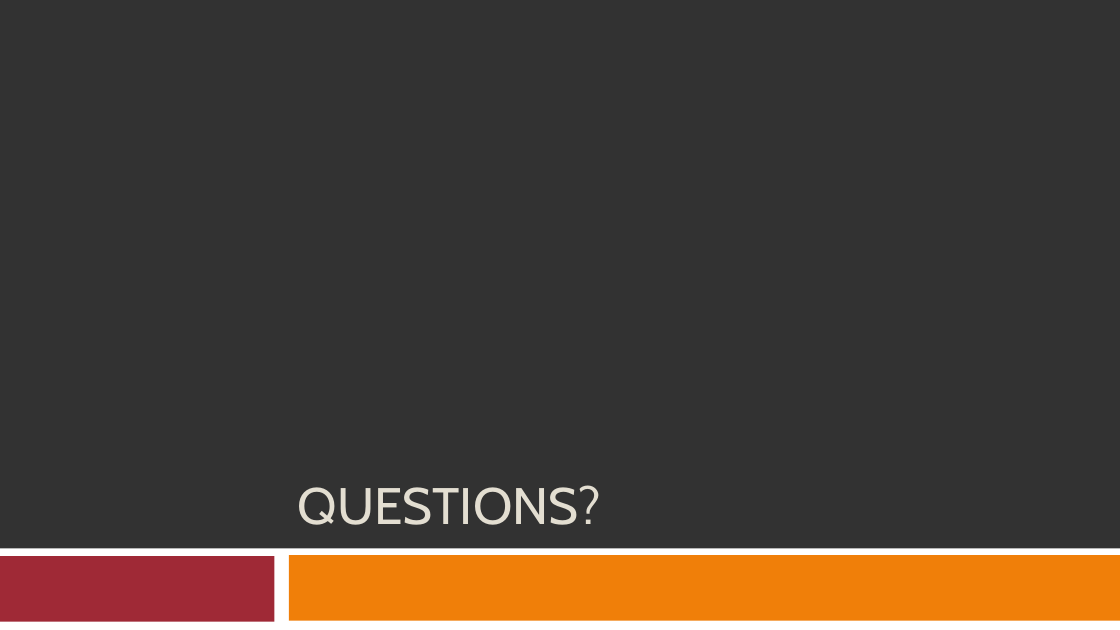
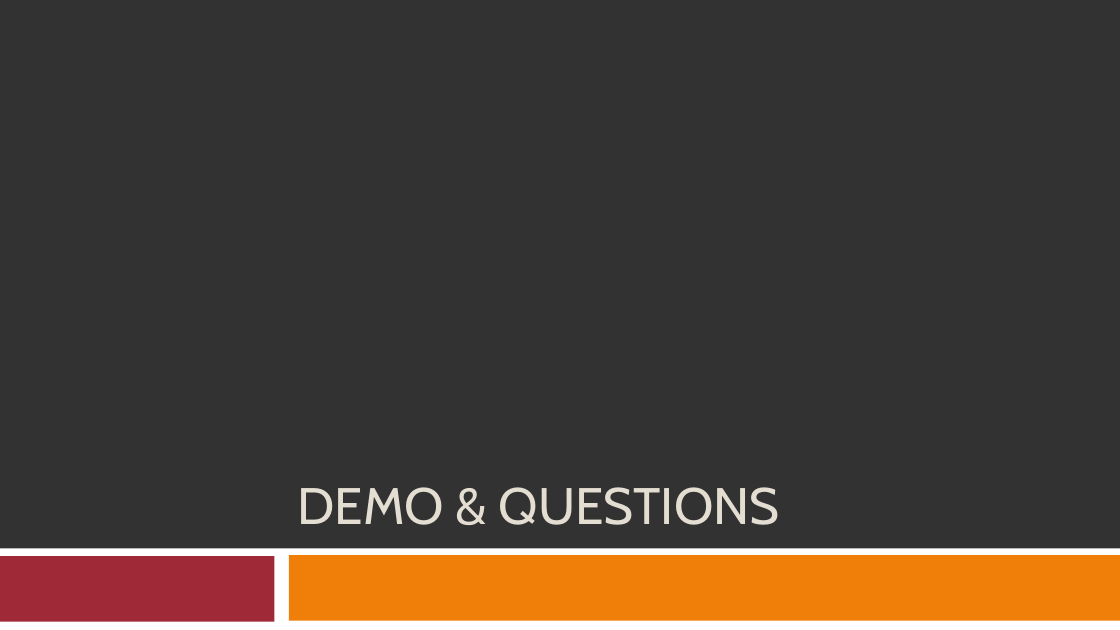
Before and after one commit to rferrance/DataBridge, a slide deck: slide 11 of DataBridgePresentation.pptx (slide 10 before the commit). Drawn at 1120x630 pixels with LibreOffice and Linux fonts; fonts in the diff are those of the drawing. Boxes give left, top, right and bottom in pixels: in the first picture for what was removed or moved away, otherwise in the second. Text is boxed around its words. In the diff, an @@ line names an element or a change of style, - is before the commit and + after.

```diff
--- a/DataBridgePresentation.pptx
+++ b/DataBridgePresentation.pptx
@@ title at [298, 487, 780, 525]: text changed @@
-QUESTIONS?
+DEMO & QUESTIONS
```
Also in this commit, not shown: 2 other slides changed, 1 slide added, 1 slide removed.
